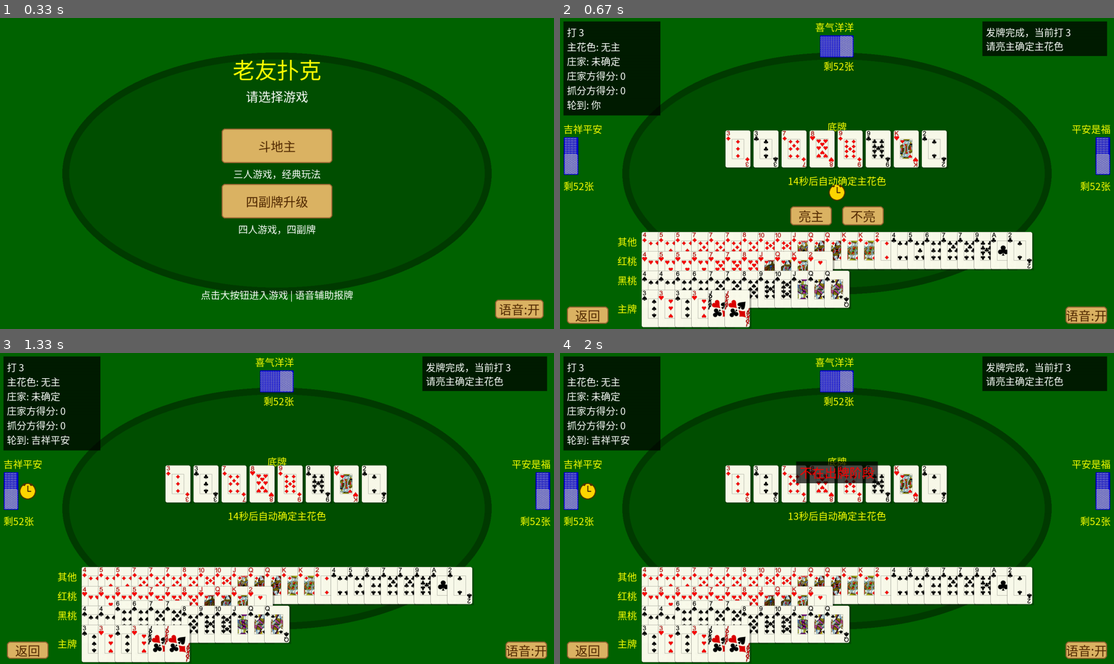
Above: before the commit, frames 1-4 (two rows, left to right).
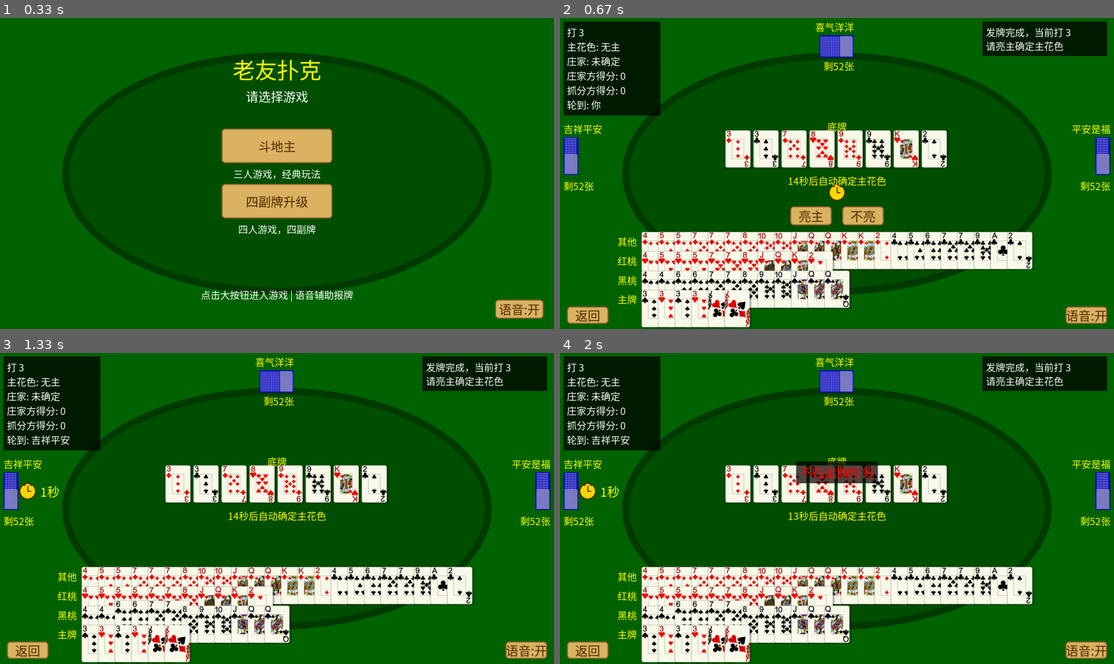
Above: after the commit, the same moments.

Repository: leonadojim/elderpoker
Game: pygame game, started from main.py
Same seed, same stepped clock (60 frames per second), same inputs: the game is played once before the commit and once after it.
Inputs (mouse positions are in pixels of both pictures, inside the frame that each line leads up to):
- Up to frame 1 (0.33 s): no input
- Up to frame 2 (0.67 s): click (814, 185) at 0.38 s
- Up to frame 3 (1.33 s): click "不亮" at 0.72 s; tap Space at 1 s
- Up to frame 4 (2 s): tap Enter at 1.33 s; click (704, 446) at 1.72 s

Frame 1 is identical in both runs. In frame 2, 2.0% of the frame differs, in the area x 10-86%, y 36-96%; in frame 3, 2.0%, in the area x 7-86%, y 36-96%; in frame 4, 2.0%.

Commit message:
UI: 升级手牌不再压返回/语音按钮；斗地主闹钟挪到按钮旁；AI闹钟也显示思考秒数；得分牌两组压盖方向统一；牌面角标放大1.25倍

Diff:
--- a/doudizhu/main.py
+++ b/doudizhu/main.py
@@ -492,8 +492,9 @@
             return
         cp = self.game.current_player
         if cp == 0:
-            x = SCREEN_WIDTH // 2
-            y = 330
+            # 人类闹钟挪到按钮行左侧（按钮行 y=560 起，start_x=570/630）
+            x = 530 if self.game.phase == PHASE_BIDDING else 595
+            y = 573
         elif cp == 1:
             x = 150 + CARD_WIDTH // 2
             y = 310
@@ -502,13 +503,23 @@
             y = 310
         self.draw_alarm_clock(surface, x, y)
 
-        # 人类出牌倒计时显示
+        now = pygame.time.get_ticks()
+        font = get_font(FONT_SIZE_MEDIUM)
+        # 人类出牌倒计时显示（按钮左缘在 630，秒数放闹钟左侧避免压按钮）
         if (cp == 0 and self.game.phase == PHASE_PLAYING and self.human_deadline):
-            remaining = max(0, (self.human_deadline - pygame.time.get_ticks() + 999) // 1000)
+            remaining = max(0, (self.human_deadline - now + 999) // 1000)
             color = COLOR_TEXT_YELLOW if remaining > 10 else (255, 60, 60)
-            font = get_font(FONT_SIZE_MEDIUM)
             text = font.render(f"{remaining}秒", True, color)
-            surface.blit(text, (x + 40, y - text.get_height() // 2))
+            surface.blit(text, text.get_rect(midright=(x - 40, y)))
+        # AI 思考倒计时：在闹钟旁显示剩余秒数
+        elif cp != 0 and self.next_ai_time > now:
+            remaining = (self.next_ai_time - now + 999) // 1000
+            text = font.render(f"{remaining}秒", True, COLOR_TEXT_YELLOW)
+            if cp == 1:
+                rect = text.get_rect(midleft=(x + 40, y))
+            else:
+                rect = text.get_rect(midright=(x - 40, y))
+            surface.blit(text, rect)
 
     def draw_difficulty_select(self):
         mouse_pos = pygame.mouse.get_pos()
--- a/shengji/main.py
+++ b/shengji/main.py
@@ -523,14 +523,27 @@
         if 0 <= cp < 4:
             x, y = positions[cp]
             self._draw_clock(x, y)
+            now = pygame.time.get_ticks()
             # 人类出牌倒计时：在闹钟右侧显示剩余秒数
             if (self.game.phase == PHASE_PLAYING and cp == 0
                     and self.human_deadline is not None):
-                remaining = max(0, -(-(self.human_deadline - pygame.time.get_ticks()) // 1000))
+                remaining = max(0, -(-(self.human_deadline - now) // 1000))
                 color = (255, 60, 60) if remaining <= 10 else COLOR_TEXT_YELLOW
                 font = get_font(FONT_SIZE_MEDIUM)
                 surf = font.render(f"{remaining}秒", True, color)
                 rect = surf.get_rect(midleft=(x + 36, y))
+                self.screen.blit(surf, rect)
+            # AI 思考倒计时：在闹钟旁显示剩余秒数
+            elif cp != 0 and self.next_ai_time > now:
+                remaining = -(-(self.next_ai_time - now) // 1000)
+                font = get_font(FONT_SIZE_MEDIUM)
+                surf = font.render(f"{remaining}秒", True, COLOR_TEXT_YELLOW)
+                if cp == 1:        # 左侧 AI：闹钟右边
+                    rect = surf.get_rect(midleft=(x + 36, y))
+                elif cp == 2:      # 顶部 AI：闹钟下方（右侧是抓分方得分区）
+                    rect = surf.get_rect(midtop=(x, y + 30))
+                else:              # 右侧 AI：闹钟左边
+                    rect = surf.get_rect(midright=(x - 36, y))
                 self.screen.blit(surf, rect)
 
     def _draw_clock(self, x, y, radius=24):
--- a/shengji/renderer.py
+++ b/shengji/renderer.py
@@ -69,8 +69,10 @@
     ROW_GAP = 56
     SELECT_LIFT = -15
 
-    LEFT_MARGIN = 90   # 左侧给行标签留位
-    RIGHT_MARGIN = 90
+    # 左下角"返回"按钮（x≤140）和右下角"语音"按钮（x≥1460）在底行高度范围内，
+    # 手牌区左右各让到按钮边缘 ±12
+    LEFT_MARGIN = 152
+    RIGHT_MARGIN = 152
     usable_w = SCREEN_WIDTH - LEFT_MARGIN - RIGHT_MARGIN
 
     # 按最宽行动态计算每张牌的可见宽度
@@ -97,7 +99,11 @@
 
         label_surf = label_font.render(label, True, COLOR_TEXT_YELLOW)
         label_x = max(8, start_x - label_surf.get_width() - 12)
-        label_y = y + (visible_h - label_surf.get_height()) // 2
+        if row_idx == 0:
+            # 底行标签靠上对齐，避开左下"返回"按钮（y=835 起）
+            label_y = y + 6
+        else:
+            label_y = y + (visible_h - label_surf.get_height()) // 2
         surface.blit(label_surf, (label_x, label_y))
 
         for i, (orig_idx, card) in enumerate(items):
@@ -366,9 +372,12 @@
         last_x = x0
         for r, row in enumerate(rows):
             y = row_y0 + r * row_gap
-            for i, card in enumerate(row):
+            # 抓分方从最左（最新）开始画，右边的牌后画压住左边的牌，
+            # 与庄家方压盖方向一致（右压左），且最新牌仍在最左
+            indices = range(len(row) - 1, -1, -1) if right_align else range(len(row))
+            for i in indices:
                 x = x1 - card_w - i * step if right_align else x0 + i * step
-                draw_card(surface, card, x, y, size=(card_w, card_h))
+                draw_card(surface, row[i], x, y, size=(card_w, card_h))
                 last_x = x
         if extra > 0:
             # 在末尾牌（最右一张）的左下角叠加 '+N' 角标
Binary file changed: assets/cards/Club10.png
Binary file changed: assets/cards/Club2.png
Binary file changed: assets/cards/Club3.png
Binary file changed: assets/cards/Club4.png
Binary file changed: assets/cards/Club5.png
Binary file changed: assets/cards/Club6.png
Binary file changed: assets/cards/Club7.png
Binary file changed: assets/cards/Club8.png
Binary file changed: assets/cards/Club9.png
Binary file changed: assets/cards/ClubA.png
Binary file changed: assets/cards/ClubJ.png
Binary file changed: assets/cards/ClubK.png
(and 40 more such lines)
